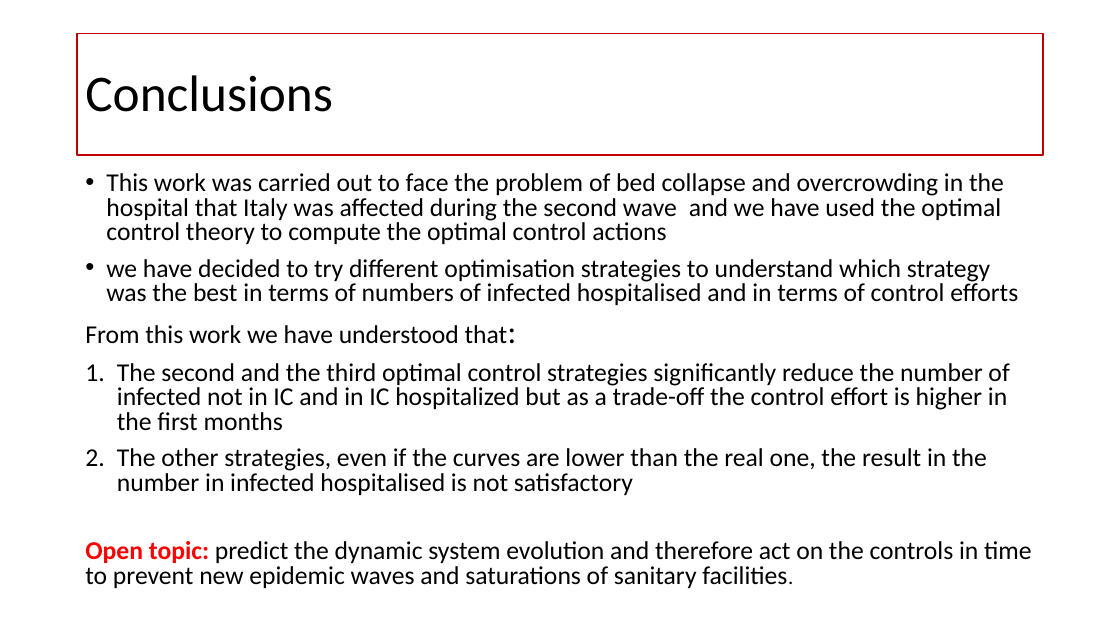
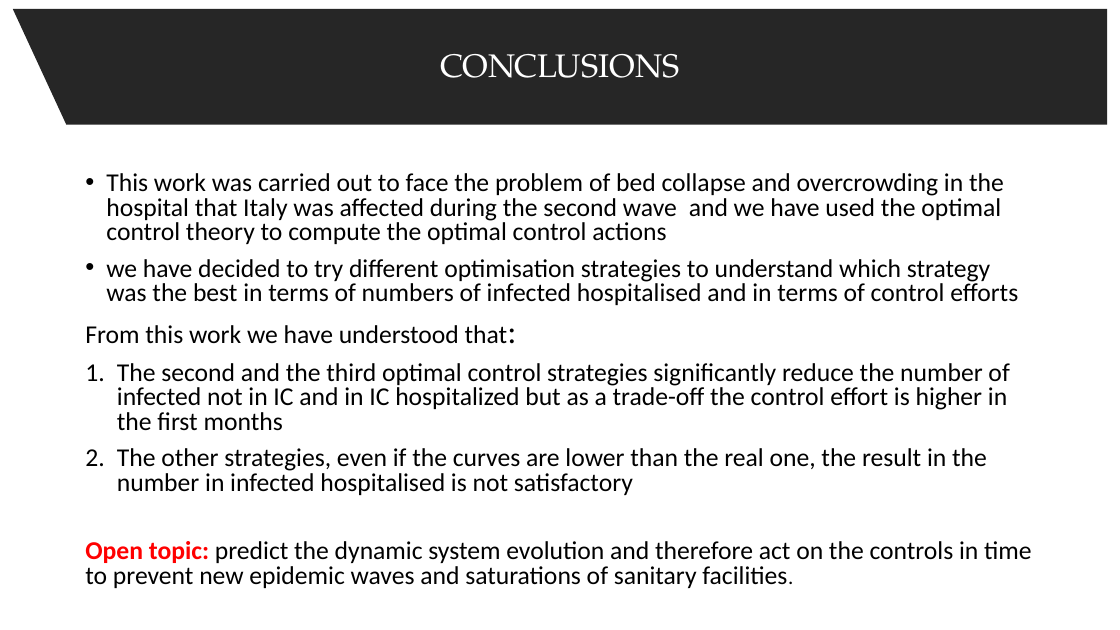
Before and after one commit to spbisc97/covid-optimal-control, a slide deck: slide 21 of PowerPoint/Optimal control strategies to prevent the hospital beds collapse during COVID-19 outbreak.pptx. Drawn at 1120x630 pixels with LibreOffice and Linux fonts; fonts in the diff are those of the drawing. Boxes give left, top, right and bottom in pixels: in the first picture for what was removed or moved away, otherwise in the second. Text is boxed around its words. In the diff, an @@ line names an element or a change of style, - is before the commit and + after.

Commit message:
add more titles

```diff
--- a/PowerPoint/Optimal control strategies to prevent the hospital beds collapse during COVID-19 outbreak.pptx
+++ b/PowerPoint/Optimal control strategies to prevent the hospital beds collapse during COVID-19 outbreak.pptx
@@ freeform shape added at (x1=13, y1=9, x2=1107, y2=125), fill #262626, 28 pt, text #FFFFFF @@
+CONCLUSIONS
@@ title removed at (x1=77, y1=34, x2=1044, y2=155) @@
-Conclusions
```
